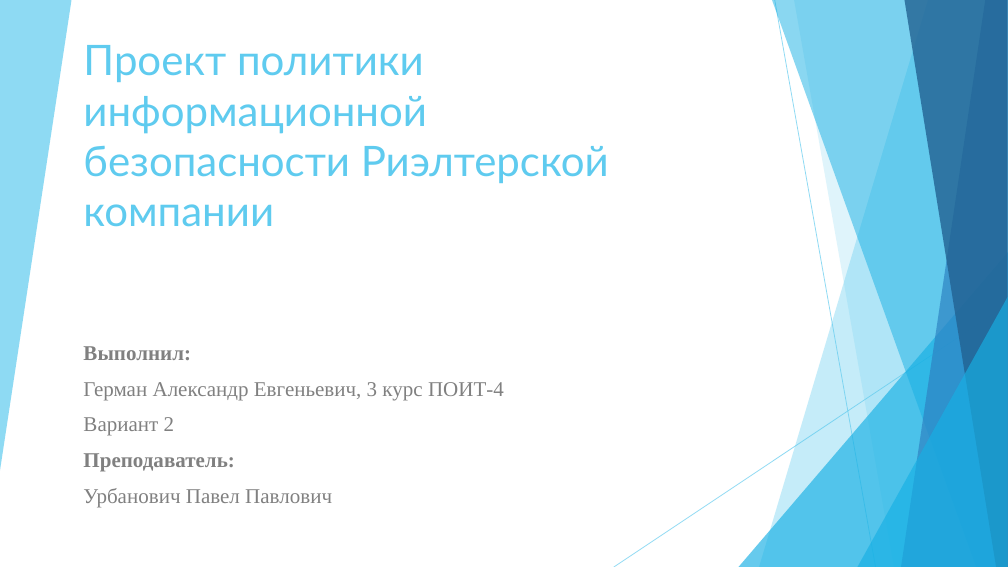
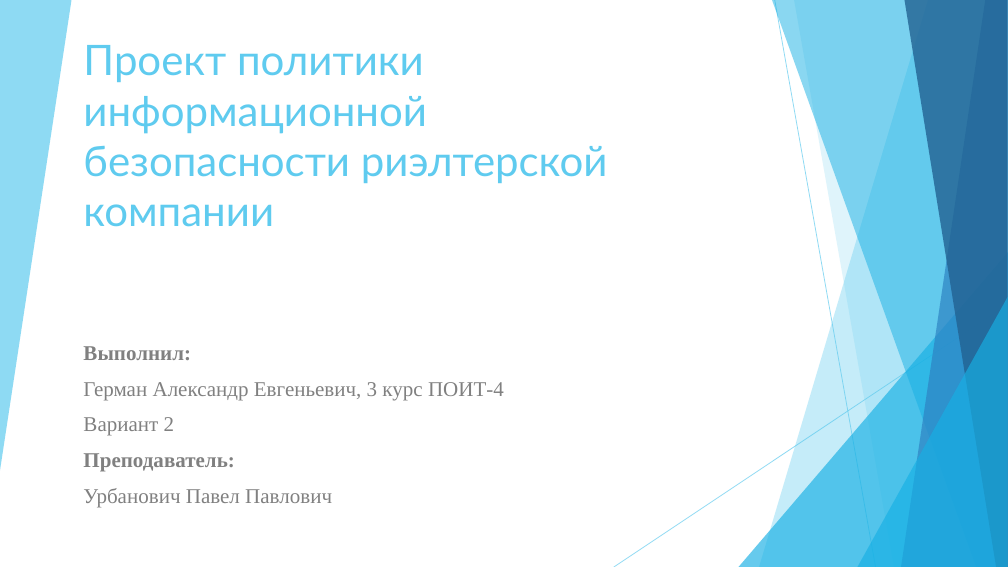
Before and after one commit to LexRicord/CRYPTO_3_2, a slide deck: slide 1 of crypt_lab_1/lab_1.pptx. Drawn at 1008x567 pixels with LibreOffice and Linux fonts; fonts in the diff are those of the drawing; background and template pictures are left out. Boxes give left, top, right and bottom in pixels: in the first picture for what was removed or moved away, otherwise in the second. Text is boxed around its words. In the diff, an @@ line names an element or a change of style, - is before the commit and + after.

```diff
--- a/crypt_lab_1/lab_1.pptx
+++ b/crypt_lab_1/lab_1.pptx
@@ title at bbox=[83, 45, 608, 227]: text changed @@
-Проект политики информационной безопасности Риэлтерской компании
+Проект политики информационной безопасности риэлтерской компании
```
Also in this commit, not shown: 4 other files.
